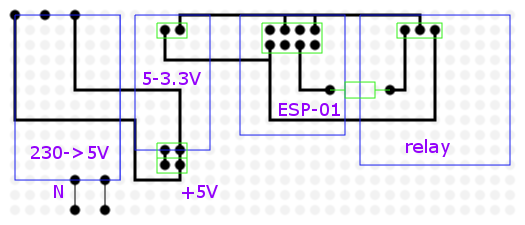
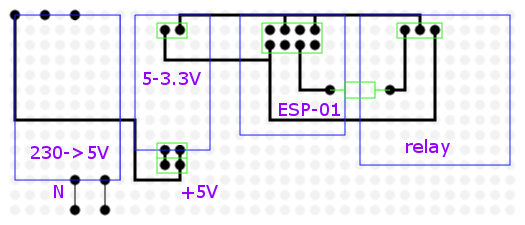
Comparing the layer stacks of the two 525x225 images. Changes:
painted on "copper" over left=73, top=20, right=182, bottom=145
